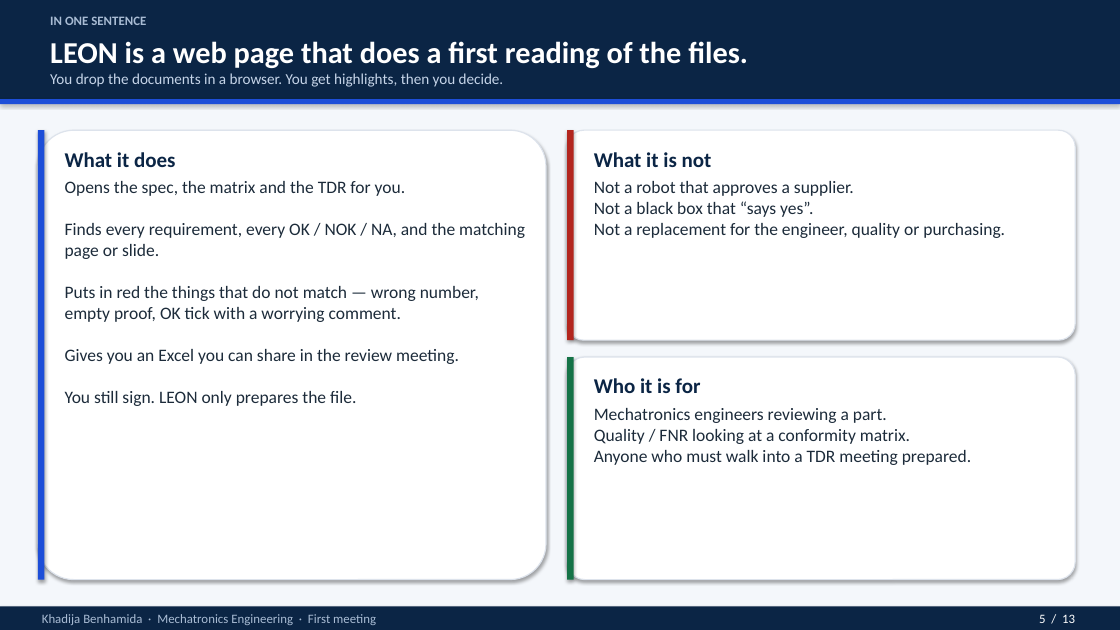
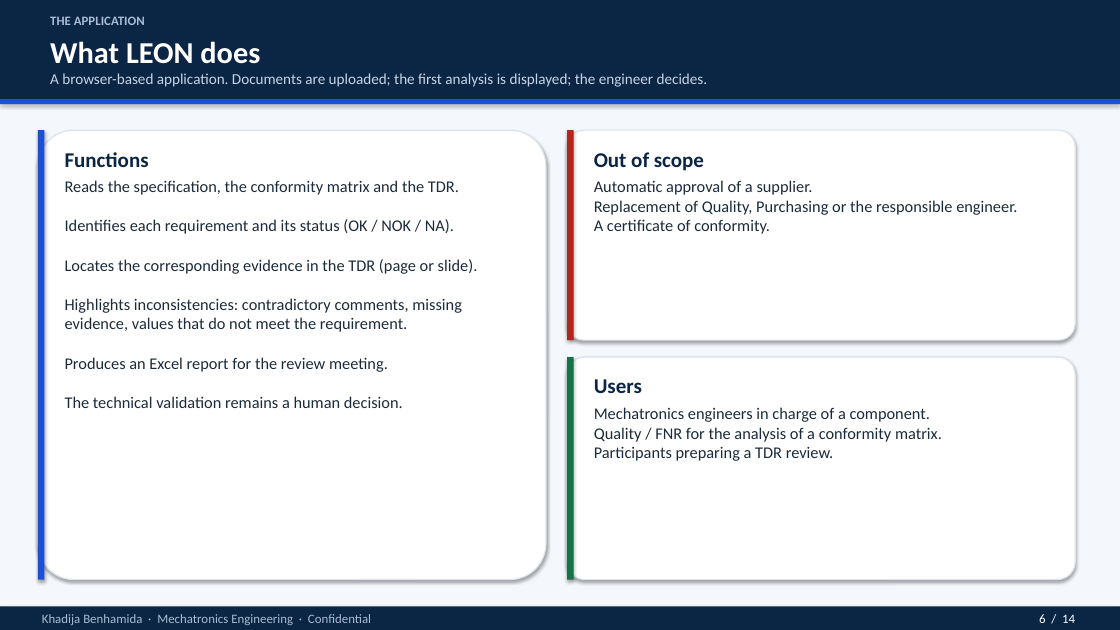
Before and after one commit to Rihabbbbbbbbb/leon_spec, a slide deck: slide 6 of docs/LEON_intro_for_non_specialists.pptx (slide 5 before the commit). Drawn at 1120x630 pixels with LibreOffice and Linux fonts; fonts in the diff are those of the drawing. Boxes give left, top, right and bottom in pixels: in the first picture for what was removed or moved away, otherwise in the second. Text is boxed around its words. In the diff, an @@ line names an element or a change of style, - is before the commit and + after.

```diff
--- a/docs/LEON_intro_for_non_specialists.pptx
+++ b/docs/LEON_intro_for_non_specialists.pptx
@@ text at [50, 16, 145, 25]: text changed @@
-IN ONE SENTENCE
+THE APPLICATION
@@ text at [50, 41, 260, 64]: text changed @@
-LEON is a web page that does a first reading of the files.
+What LEON does
@@ text at [50, 73, 708, 87]: text changed @@
-You drop the documents in a browser. You get highlights, then you decide.
+A browser-based application. Documents are uploaded; the first analysis is displayed; the engineer decides.
@@ text at [65, 152, 149, 167]: text changed @@
-What it does
+Functions
@@ text at [594, 152, 704, 171]: text changed @@
-What it is not
+Out of scope
@@ text at [65, 180, 478, 408]: text changed; size 15 to 14 pt @@
-Opens the spec, the matrix and the TDR for you.
-Finds every requirement, every OK / NOK / NA, and the matching page or slide.
-Puts in red the things that do not match — wrong number, empty proof, OK tick with a worrying comment.
-Gives you an Excel you can share in the review meeting.
-You still sign. LEON only prepares the file.
+Reads the specification, the conformity matrix and the TDR.
+Identifies each requirement and its status (OK / NOK / NA).
+Locates the corresponding evidence in the TDR (page or slide).
+Highlights inconsistencies: contradictory comments, missing evidence, values that do not meet the requirement.
+Produces an Excel report for the review meeting.
+The technical validation remains a human decision.
@@ text at [594, 180, 1017, 234]: text changed; size 15 to 14 pt @@
-Not a robot that approves a supplier.
-Not a black box that “says yes”.
-Not a replacement for the engineer, quality or purchasing.
+Automatic approval of a supplier.
+Replacement of Quality, Purchasing or the responsible engineer.
+A certificate of conformity.
@@ text at [594, 379, 642, 393]: text changed @@
-Who it is for
+Users
@@ text at [594, 407, 942, 461]: text changed; size 15 to 14 pt @@
-Mechatronics engineers reviewing a part.
-Quality / FNR looking at a conformity matrix.
-Anyone who must walk into a TDR meeting prepared.
+Mechatronics engineers in charge of a component.
+Quality / FNR for the analysis of a conformity matrix.
+Participants preparing a TDR review.
@@ text at [42, 614, 371, 625]: text changed @@
-Khadija Benhamida · Mechatronics Engineering · First meeting
+Khadija Benhamida · Mechatronics Engineering · Confidential
@@ text at [1039, 614, 1075, 623]: text changed @@
-5 / 13
+6 / 14
```
Also in this commit, not shown: 12 other slides changed, 1 slide added, 1 other file.
